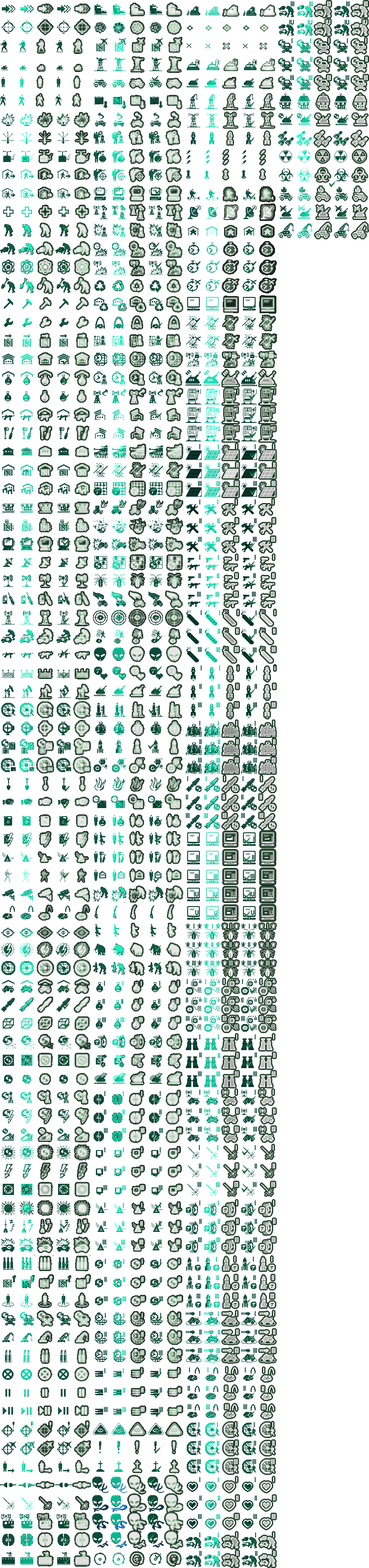
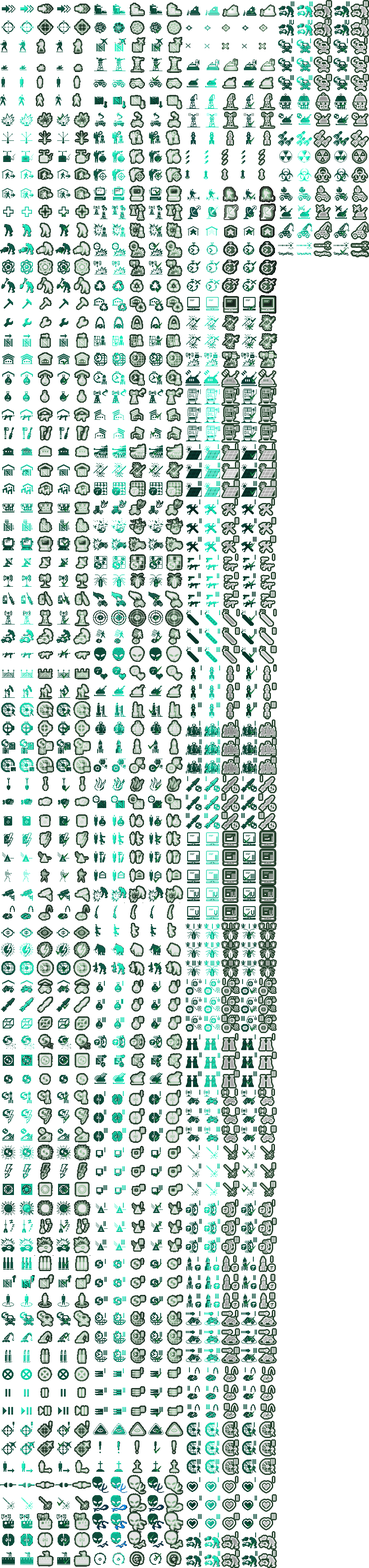
Two versions of the same layered image (w=369, h=1568). Layer-by-layer changes:
hid "Okejka" over bbox(328, 181, 336, 188)
painted on "new_icons" over bbox(185, 149, 369, 258)
painted on "sos_old_buttons" over bbox(185, 24, 269, 50)